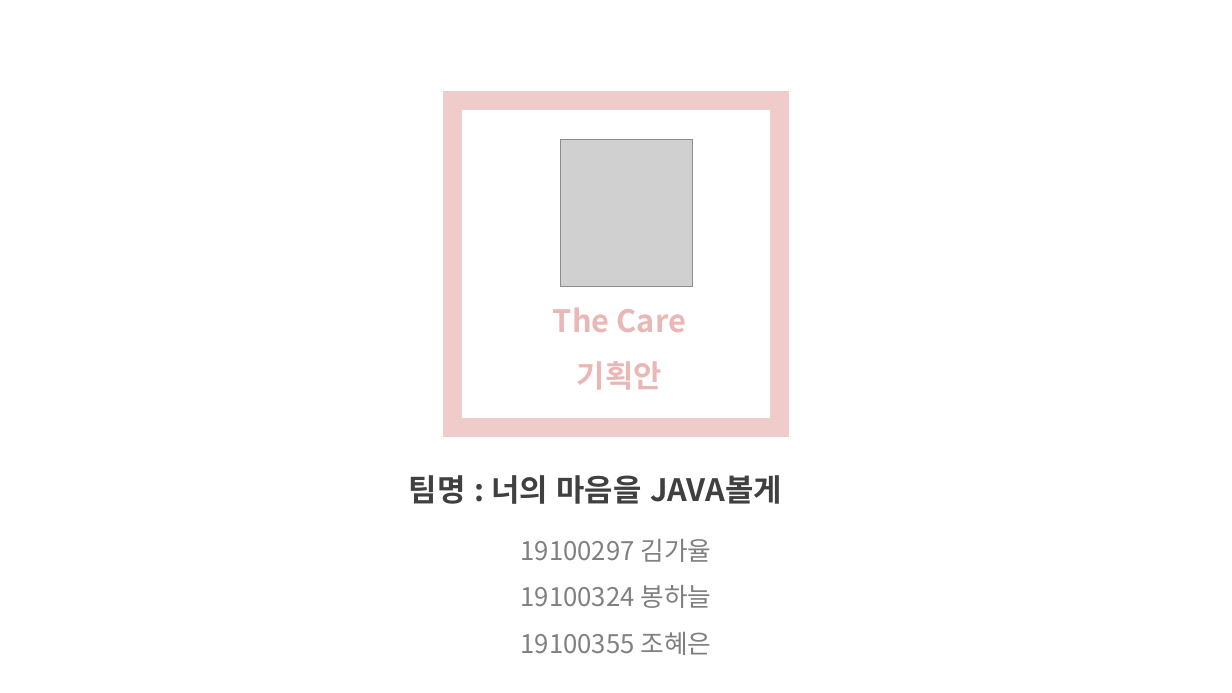
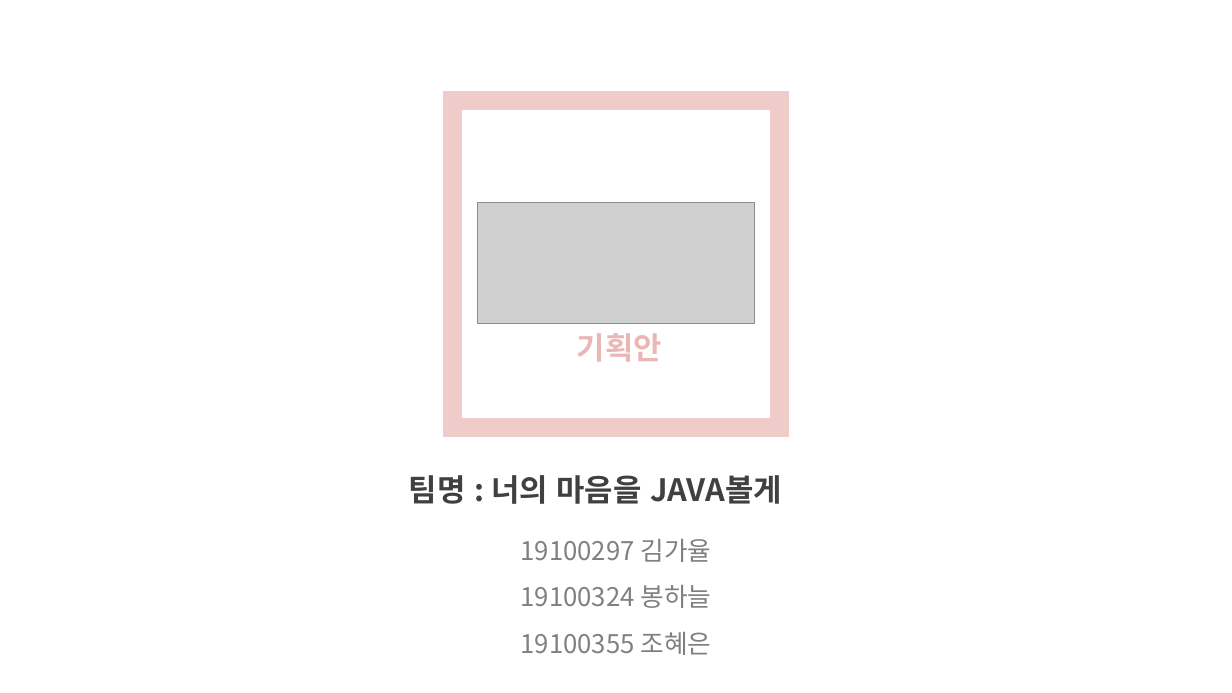
Before and after one commit to nimi2838/thecare, a slide deck: slide 1 of 김가율_봉하늘_조혜은(교수님).pptx. Drawn at 1232x693 pixels with LibreOffice and Linux fonts; fonts in the diff are those of the drawing; grey boxes stand for pictures. Boxes give left, top, right and bottom in pixels: in the first picture for what was removed or moved away, otherwise in the second. Text is boxed around its words. In the diff, an @@ line names an element or a change of style, - is before the commit and + after.

```diff
--- a/김가율_봉하늘_조혜은(교수님).pptx
+++ b/김가율_봉하늘_조혜은(교수님).pptx
@@ picture removed at (x1=561, y1=140, x2=693, y2=287) @@
@@ picture added at (x1=478, y1=202, x2=754, y2=323) @@
@@ text in rectangle at (x1=553, y1=307, x2=686, y2=332): paragraph removed @@
-The Care
```
Also in this commit, not shown: 2 other slides changed, 2 slides added, 3 slides removed, 14 other files.
